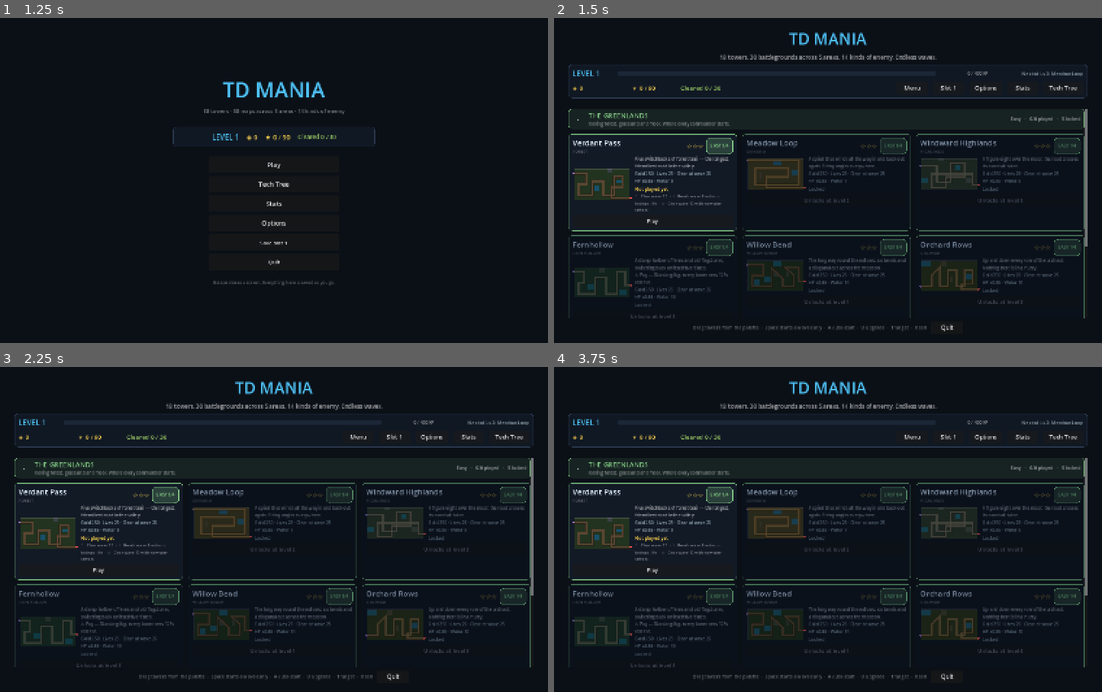
Above: before the commit, frames 1-4 (two rows, left to right).
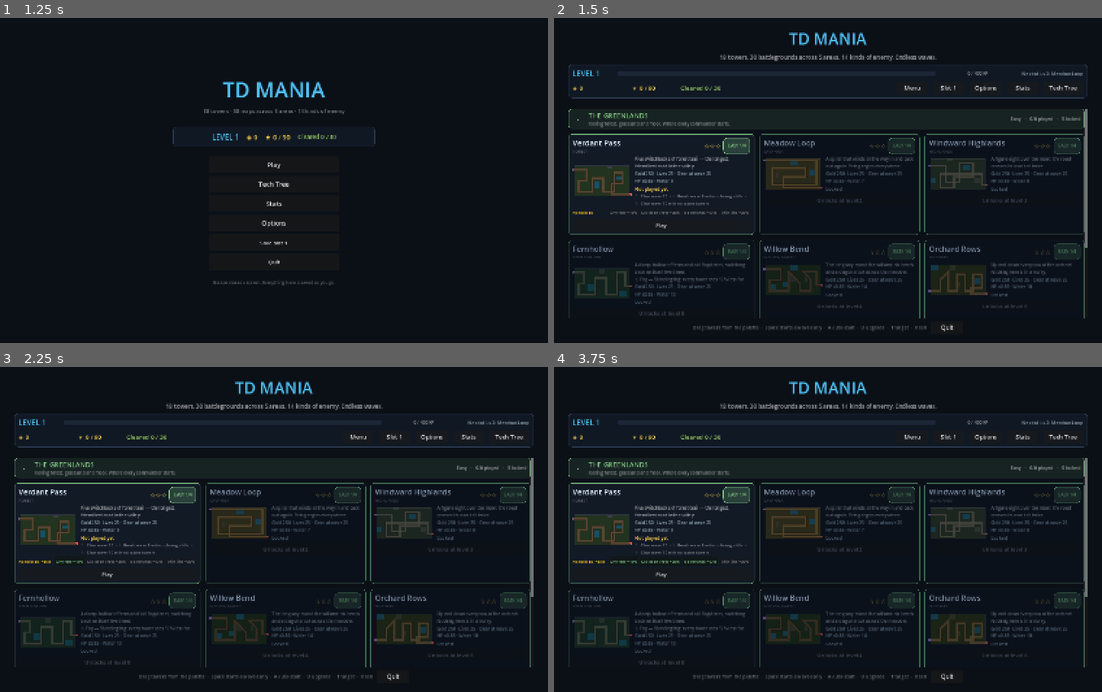
Above: after the commit, the same moments.

Repository: MichaelMIL/TD-Mania
Game: Godot game, scene res://main.tscn
Two runs of this game, one before a commit and one after it. Both use one fixed random seed, a clock stepped at 60 frames per second and the inputs below.
Inputs (mouse positions are in pixels of both pictures, inside the frame that each line leads up to):
- Up to frame 1 (1.25 s): click "New game" at 0.5 s
- Up to frame 2 (1.5 s): click "Play" at 1.25 s
- Up to frame 3 (2.25 s): click (71, 562) at 2 s, where only the run after the commit has a clickable "Dry feet +15%"
- Up to frame 4 (3.75 s): click (658, 562) at 2.75 s, where only the run after the commit has a clickable "Skeleton crew +25%"; click (701, 562) at 3.5 s, where only the run after the commit has a clickable "No refunds +10%"

Frame 1 is identical in both runs. In frame 2, 8.6% of the frame differs, in the area x 2-98%, y 35-93%; in frame 3, 8.6%; in frame 4, 8.6%.

Commit message:
Handicaps: choose a harder run, get paid for it
A cleared map had no reason to be played again. Every unlocked level card
now carries a row of optional handicaps, chosen before the run:

  Dry feet        no water towers            +15%
  Skeleton crew   twelve towers, no more     +25%
  No refunds      nothing can be sold        +10%
  Thin line       half the usual lives       +30%

They stack, and the total multiplies the XP and coins the run banks.

Each is enforced by the match rather than judged afterwards - a water
tower cannot be placed at all under Dry feet, the thirteenth tower is
simply refused, selling is declined with a reason - so there is no honest
run and dishonest run to tell apart. The in-match info panel names
whichever are active, next to the map's hazard.

604 assertions pass, including that the budget really does stop at its
budget and that the multiplier is a serious bonus rather than a doubling.

Co-Authored-By: Claude Opus 5 (1M context) <noreply@anthropic.com>

Diff:
--- a/dev/dev_verify.gd
+++ b/dev/dev_verify.gd
@@ -213,6 +213,7 @@
 	_check_wave_affixes()
 	_check_boss_abilities()
 	_check_hazards()
+	_check_modifiers()
 	_check_flyers()
 	_check_board_tooltips()
 	_check_objectives()
@@ -2293,6 +2294,89 @@
 
 
 
+
+
+## Chosen handicaps: enforced during the run, paid for at the end.
+func _check_modifiers() -> void:
+	var described := true
+	var bonuses := 0.0
+	for m: Dictionary in TDData.MODIFIERS:
+		if str(m["name"]) == "" or str(m.get("note", "")).length() < 12 \
+				or float(m["bonus"]) <= 0.0:
+			described = false
+		bonuses += float(m["bonus"])
+	check("every handicap is named, explained and paid for", described)
+	check("all of them together is a serious multiplier, not a doubling",
+			bonuses > 0.5 and bonuses < 1.5)
+	check("no handicap means no multiplier",
+			is_equal_approx(TDData.modifier_bonus([]), 1.0))
+	check("two of them add up", TDData.modifier_bonus(["no_water", "no_sell"])
+			> TDData.modifier_bonus(["no_water"]))
+
+	var saved: Array = game.modifiers.duplicate()
+	# Dry feet: water towers cannot be built at all.
+	var water_cell := Vector2i(-99, -99)
+	for key: Vector2i in game.terrain:
+		if game.can_place(key, "tide"):
+			water_cell = key
+			break
+	check("a water tower has somewhere to stand normally", water_cell.x >= 0)
+	game.modifiers = ["no_water"]
+	check("dry feet blocks it", not game.can_place(water_cell, "tide"))
+	var dry_cell := Vector2i(-99, -99)
+	for key: Vector2i in game.terrain:
+		if game.can_place(key, "gun"):
+			dry_cell = key
+			break
+	check("but leaves dry ground alone", dry_cell.x >= 0)
+
+	# No refunds: selling is refused rather than silently allowed.
+	var sell_cell := Vector2i(-99, -99)
+	for key: Vector2i in game.terrain:
+		if game.can_place(key, "gun"):
+			sell_cell = key
+			break
+	game.modifiers = []
+	game.gold = 999
+	game.placing = "gun"
+	game._try_place(sell_cell)
+	game.placing = ""
+	var doomed: Tower = game.occupied[sell_cell]
+	game._select(doomed)
+	game.modifiers = ["no_sell"]
+	var before_gold: int = game.gold
+	game._sell_selected()
+	check("no refunds refuses the sale",
+			game.occupied.has(sell_cell) and game.gold == before_gold)
+	game.modifiers = []
+	game._sell_selected()
+	check("and without it the sale goes through", not game.occupied.has(sell_cell))
+
+	# Skeleton crew: a hard cap on how many towers can stand at once.
+	game.modifiers = ["budget"]
+	var cap := int(TDData.modifier("budget").get("towers", 12))
+	var placed := 0
+	game.gold = 999999
+	for key: Vector2i in game.terrain:
+		if placed >= cap + 3:
+			break
+		if game.can_place(key, "gun"):
+			game.placing = "gun"
+			game._try_place(key)
+			game.placing = ""
+			placed += 1
+	check("skeleton crew stops at its budget (%d)" % game.occupied.size(),
+			game.occupied.size() <= cap)
+	for cell: Vector2i in game.occupied.keys():
+		var t: Tower = game.occupied[cell]
+		game.occupied.erase(cell)
+		if is_instance_valid(t):
+			t.queue_free()
+	game.support_towers.clear()
+	game.modifiers = saved
+	game._select(null)
+
+
 ## Map hazards: one map-wide rule, said out loud.
 func _check_hazards() -> void:
 	var described := true
--- a/scripts/data.gd
+++ b/scripts/data.gd
@@ -263,6 +263,41 @@
 		return false
 	var every := int(rule.get("every", 1))
 	return every <= 1 or n % every == int(rule.get("offset", 0))
+
+
+## -------------------------------------------------------------- modifiers
+##
+## Handicaps you choose before a run, for more XP and coins. The objectives
+## already knew how to judge most of these; this makes them a decision at
+## the start rather than a discovery at the end.
+static var MODIFIERS: Array = [
+	{"id": "no_water", "name": "Dry feet", "bonus": 0.15,
+		"note": "No water towers at all."},
+	{"id": "budget", "name": "Skeleton crew", "bonus": 0.25, "towers": 12,
+		"note": "Twelve towers, no more."},
+	{"id": "no_sell", "name": "No refunds", "bonus": 0.10,
+		"note": "Nothing can be sold once it is built."},
+	{"id": "thin_lives", "name": "Thin line", "bonus": 0.30,
+		"note": "Start with half the usual lives."},
+]
+
+## Chosen on the level card, read by the match that starts next.
+static var selected_modifiers: Array = []
+
+
+static func modifier(id: String) -> Dictionary:
+	for m: Dictionary in MODIFIERS:
+		if str(m["id"]) == id:
+			return m
+	return {}
+
+
+## What the chosen handicaps multiply the run's payout by.
+static func modifier_bonus(ids: Array) -> float:
+	var total := 1.0
+	for id: String in ids:
+		total += float(modifier(id).get("bonus", 0.0))
+	return total
 
 
 ## ---------------------------------------------------------------- hazards
--- a/scripts/game.gd
+++ b/scripts/game.gd
@@ -13,6 +13,12 @@
 var speeds: Array = [1.0]
 ## The map's hazard, if it has one. Empty on most maps.
 var hazard: Dictionary = {}
+## Handicaps chosen before the run started.
+var modifiers: Array = []
+
+
+func has_modifier(id: String) -> bool:
+	return modifiers.has(id)
 
 
 ## A hazard multiplier, or 1.0 where the map has no hazard.
@@ -136,6 +142,11 @@
 	speeds = Progress.speeds()
 	# One map-wide rule, read once: towers and aircraft ask the game for it.
 	hazard = TDData.hazard_of(level_def)
+	# Handicaps chosen on the level card. They are enforced here rather than
+	# checked afterwards, so an honest run is the only kind there is.
+	modifiers = TDData.selected_modifiers.duplicate()
+	if has_modifier("thin_lives"):
+		lives = maxi(1, lives / 2)
 	if TDData.resume_run:
 		_restore_run(Progress.run_for(str(level_def["id"])))
 	TDData.resume_run = false
@@ -274,6 +285,13 @@
 func can_place(c: Vector2i, type_id: String = "") -> bool:
 	if not in_bounds(c) or occupied.has(c):
 		return false
+	if type_id != "":
+		if has_modifier("no_water") \
+				and int(TDData.tower_def(type_id)["terrain"]) == TDData.Terrain.WATER:
+			return false
+		if has_modifier("budget") and occupied.size() >= int(
+				TDData.modifier("budget").get("towers", 12)):
+			return false
 	if type_id != "" and not Progress.tower_unlocked(type_id):
 		return false
 	var kind := terrain_at(c)
@@ -537,6 +555,10 @@
 func _sell_selected() -> void:
 	if selected == null:
 		return
+	if has_modifier("no_sell"):
+		fx_text(selected.position + Vector2(0.0, -34.0), "No refunds this run",
+				Color("ef5350"), 15)
+		return
 	var value := selected.sell_value()
 	gold += value
 	fx_text(selected.position, "+$%d" % value, Color("ffd54f"))
@@ -1115,7 +1137,9 @@
 	var waves := maxi(0, wave - 1)
 	if waves <= 0:
 		return {}
-	var reward := Progress.award(waves, score, int(level_def["tier"]))
+	# Handicaps pay: the run was harder, so the account gets more for it.
+	var reward := Progress.award(waves, score, int(level_def["tier"]),
+			TDData.modifier_bonus(modifiers))
 	# Roll the run's tallies into the lifetime stats alongside the payout.
 	var tallies := run_stats.duplicate(true)
 	tallies["runs"] = 1
--- a/scripts/hud.gd
+++ b/scripts/hud.gd
@@ -735,6 +735,12 @@
 	var blurb_text: String = str(game.level_def["blurb"])
 	if not weather.is_empty():
 		blurb_text += "   ⚠ %s: %s" % [weather["name"], weather["note"]]
+	if not game.modifiers.is_empty():
+		var chosen: Array = []
+		for id: String in game.modifiers:
+			chosen.append(str(TDData.modifier(id).get("name", id)))
+		blurb_text += "   ⚑ %s (+%d%% reward)" % [", ".join(chosen),
+				int(round((TDData.modifier_bonus(game.modifiers) - 1.0) * 100.0))]
 	info_body.text = "%s\n%s\nDrag a tower onto the map. %s upgrades, %s sells, %s starts a wave early. %s auto, %s target, %s pause, %s speed, %s menu." \
 			% [blurb_text, "    ".join(game.objective_lines(true)),
 			Progress.key_name("upgrade"), Progress.key_name("sell"),
--- a/scripts/menu.gd
+++ b/scripts/menu.gd
@@ -321,6 +321,45 @@
 	return out
 
 
+## Handicaps for the next run: chosen here, enforced in the match, paid for
+## in the reward. The choice is shared by every card, since only one run
+## starts at a time.
+func _modifier_row() -> Control:
+	var row := HBoxContainer.new()
+	row.add_theme_constant_override("separation", 4)
+	var bonus := TDData.modifier_bonus(TDData.selected_modifiers)
+	var label := _label("Handicaps  +%d%%" % int(round((bonus - 1.0) * 100.0))
+			if bonus > 1.0 else "Handicaps", 11, Color("ffca28"))
+	label.custom_minimum_size.x = 96.0
+	row.add_child(label)
+	for m: Dictionary in TDData.MODIFIERS:
+		var id := str(m["id"])
+		var on: bool = TDData.selected_modifiers.has(id)
+		var b := Button.new()
+		b.text = "%s +%d%%" % [m["name"], int(round(float(m["bonus"]) * 100.0))]
+		b.tooltip_text = str(m["note"])
+		b.custom_minimum_size = Vector2(0.0, 26.0)
+		b.size_flags_horizontal = Control.SIZE_EXPAND_FILL
+		b.add_theme_font_size_override("font_size", 11)
+		b.focus_mode = Control.FOCUS_NONE
+		b.modulate = Color("9ce89c") if on else Color(1, 1, 1, 0.55)
+		b.pressed.connect(_toggle_modifier.bind(id))
+		row.add_child(b)
+	return row
+
+
+func _toggle_modifier(id: String) -> void:
+	if TDData.selected_modifiers.has(id):
+		TDData.selected_modifiers.erase(id)
+	else:
+		TDData.selected_modifiers.append(id)
+	# The choice shows on every card, so the screen is rebuilt wholesale.
+	for child in get_children():
+		remove_child(child)
+		child.queue_free()
+	_build()
+
+
 func _level_card(index: int) -> Control:
 	var d: Dictionary = TDData.LEVELS[index]
 	var tier: Dictionary = TDData.tier_of(d)
@@ -410,6 +449,9 @@
 		goals.autowrap_mode = TextServer.AUTOWRAP_WORD_SMART
 		text.add_child(goals)
 
+	if unlocked:
+		col.add_child(_modifier_row())
+
 	var buttons := HBoxContainer.new()
 	buttons.add_theme_constant_override("separation", 6)
 	col.add_child(buttons)
--- a/scripts/progress.gd
+++ b/scripts/progress.gd
@@ -1027,9 +1027,15 @@
 
 
 ## Banks a run's reward and reports what changed, including any level-ups.
-static func award(waves: int, score: int, tier: int) -> Dictionary:
+## Pays a run out, with a multiplier for whatever handicaps it ran under.
+static func award(waves: int, score: int, tier: int,
+		multiplier: float = 1.0) -> Dictionary:
 	load_state()
 	var reward := run_reward(waves, score, tier)
+	if multiplier > 1.0:
+		reward["xp"] = int(round(float(reward["xp"]) * multiplier))
+		reward["coins"] = int(round(float(reward["coins"]) * multiplier))
+		reward["multiplier"] = multiplier
 	var before := level()
 	xp += int(reward["xp"])
 	coins += int(reward["coins"])
Not shown, changed: README.md
